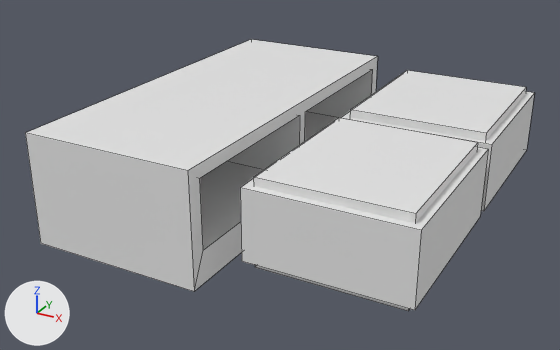
The Blender file .blender_models/drawers.blend as it was, and as the next commit left it.
Before and after are seen from a 50 mm lens placed at (5.39, -8.34, 4.08), pointed at (0.94, -0.26, 0.04). Every picture has the same lights, and +X, +Y and +Z are marked at lower left. The first picture is the older version. Mesh edges are drawn as thin lines.

The scene before the commit, as lines of its bpy script (objects in view):
```python
me_cube = bpy.data.meshes.new('Cube')
me_cube.from_pydata(...)  # 27 vertices, 17 faces; spans x -1.0..1.0, y -1.0..1.0, z -1.0..1.0
me_cube.materials.append(mat_material)  # white #e7e7e7
me_cube_001 = bpy.data.meshes.new('Cube.001')
me_cube_001.from_pydata(...)  # a box spanning x -1.0..1.0, y -1.0..1.0, z -1.0..1.0
me_cube_001.materials.append(mat_material_001)  # white #e7e7e7
me_cube_002 = bpy.data.meshes.new('Cube.002')
me_cube_002.from_pydata(...)  # a box spanning x -1.0..1.0, y -1.0..1.0, z -1.0..1.0
me_cube_002.materials.append(mat_material_002)  # white #e7e7e7
me_cube_003 = bpy.data.meshes.new('Cube.003')
me_cube_003.from_pydata(...)  # a box spanning x -1.0..1.0, y -1.0..1.0, z -1.0..1.0
me_cube_003.materials.append(mat_material_003)  # white #e7e7e7
# before: 0 (1.0, 1.0, 1.0) at pixel (534, 92), 2 (1.0, -1.0, 1.0) at pixel (491, 144), 4 (-1.0, 1.0, 1.0) at pixel (403, 73), 6 (-1.0, -1.0, 1.0) at pixel (340, 118)
me_cube_004 = bpy.data.meshes.new('Cube.004')
me_cube_004.from_pydata(...)  # a box spanning x -1.0..1.0, y -1.0..1.0, z -1.0..1.0
me_cube_004.materials.append(mat_material_004)  # white #e7e7e7
# before: 0 (1.0, 1.0, 1.0) at pixel (488, 149), 2 (1.0, -1.0, 1.0) at pixel (421, 230), 4 (-1.0, 1.0, 1.0) at pixel (334, 121), 6 (-1.0, -1.0, 1.0) at pixel (240, 187)
ob_cube = bpy.data.objects.new('Cube', me_cube)
ob_cube.location = (0.0, 0.0, 0.279)
ob_cube.scale = (1.12, 2.5, 0.71)
ob_cube_001 = bpy.data.objects.new('Cube.001', me_cube_001)
ob_cube_001.location = (2.558, -1.18, 0.401)
ob_cube_001.scale = (0.857, 1.02, 0.522)
ob_cube_002 = bpy.data.objects.new('Cube.002', me_cube_002)
ob_cube_002.location = (2.558, 1.2, 0.401)
ob_cube_002.scale = (0.857, 1.02, 0.522)
ob_cube_003 = bpy.data.objects.new('Cube.003', me_cube_003)
ob_cube_003.location = (2.558, 1.214, 0.401)
ob_cube_003.scale = (0.954, 1.12, 0.425)
ob_cube_004 = bpy.data.objects.new('Cube.004', me_cube_004)
ob_cube_004.location = (2.558, -1.18, 0.401)
ob_cube_004.scale = (0.954, 1.12, 0.425)
```
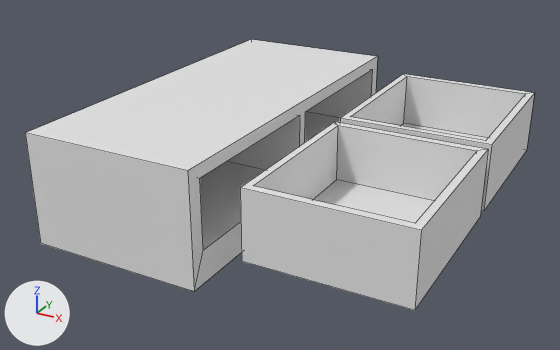
Commit message: Cutting out the drawer insides

What differs and where, as boxes (x1, y1, x2, y2) in the pictures (560 x 350 px):
'Cube.004', reshaped: before (240, 147, 488, 310); after (240, 122, 488, 310)
'Cube.001', deleted: before (253, 118, 478, 311)
'Cube.003', reshaped: before (341, 92, 534, 211); after (340, 74, 534, 211)
'Cube.002', deleted: before (350, 70, 526, 141)
part 1 of me_cube_003, cut back: before (341, 92, 534, 144); after (341, 74, 534, 144)
part 2 of me_cube_004, cut back: before (240, 147, 488, 230); after (240, 122, 488, 230)

The edits, one by one:
me_cube_003 is used by ob_cube_003; location (2.558, 1.214, 0.401); scale (0.954, 1.12, 0.425).
Verts and faces of me_cube_003; kept vertices keep their numbers, new ones are numbered from 8.
me_cube_003 had 8 vertices, 6 faces and spanned x -1.0..1.0, y -1.0..1.0, z -1.0..1.0.
me_cube_003 now has 17 vertices, 12 faces and spans x -1.0..1.0, y -1.0..1.0, z -1.0..1.0.
Part 1, on me_cube_003:
Faces deleted: (0, 4, 6, 2).
New vertex 8 is at (-0.9, 0.91, -0.71), pixel (403, 123).
New vertex 9 is at (-0.9, -0.91, -0.71).
New vertex 10 is at (-0.9, -0.91, 1.0), pixel (350, 116).
New vertex 11 is at (-0.9, 0.91, 1.0), pixel (407, 76).
New vertices 12 to 15 stand at vertices 8 to 11, in that order, plus (1.8, 0.0, 0.0).
New vertex 16 is at (-0.9, 0.9, 1.0), pixel (406, 76).
New faces: (9, 10, 14, 13), (8, 11, 16, 10, 9), (8, 9, 13, 12), (12, 13, 14, 15), (8, 12, 15, 11), (0, 4, 16, 11, 15).
New faces: (0, 15, 14, 10, 16, 4, 6, 2).
me_cube_004 is used by ob_cube_004; location (2.558, -1.18, 0.401); scale (0.954, 1.12, 0.425).
Verts and faces of me_cube_004; kept vertices keep their numbers, new ones are numbered from 8.
me_cube_004 had 8 vertices, 6 faces and spanned x -1.0..1.0, y -1.0..1.0, z -1.0..1.0.
me_cube_004 now has 17 vertices, 12 faces and spans x -1.0..1.0, y -1.0..1.0, z -1.0..1.0.
Part 2, on me_cube_004:
Faces deleted: (0, 4, 6, 2).
New vertex 8 is at (-0.9, 0.91, -0.71), pixel (336, 179).
New vertex 9 is at (-0.9, -0.91, -0.71).
New vertex 10 is at (-0.9, -0.91, 1.0), pixel (253, 185).
New vertex 11 is at (-0.9, 0.91, 1.0), pixel (338, 125).
New vertices 12 to 15 stand at vertices 8 to 11, in that order, plus (1.8, 0.0, 0.0).
New vertex 16 is at (-0.9, 0.9, 1.0), pixel (337, 125).
New faces: (9, 10, 14, 13), (8, 11, 16, 10, 9), (8, 9, 13, 12), (12, 13, 14, 15), (8, 12, 15, 11), (0, 4, 16, 11, 15).
New faces: (0, 15, 14, 10, 16, 4, 6, 2).
Object 'Cube.001' (ob_cube_001) is deleted.
Object 'Cube.002' (ob_cube_002) is deleted.
